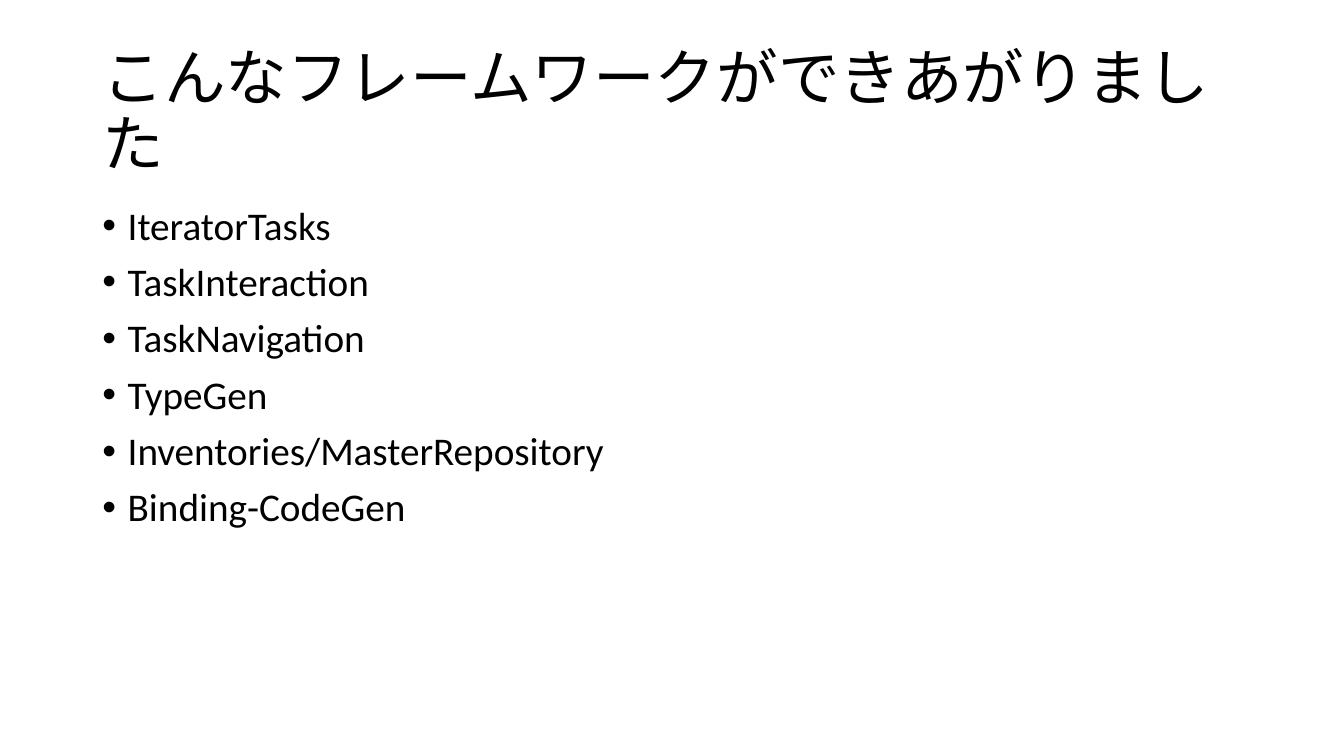
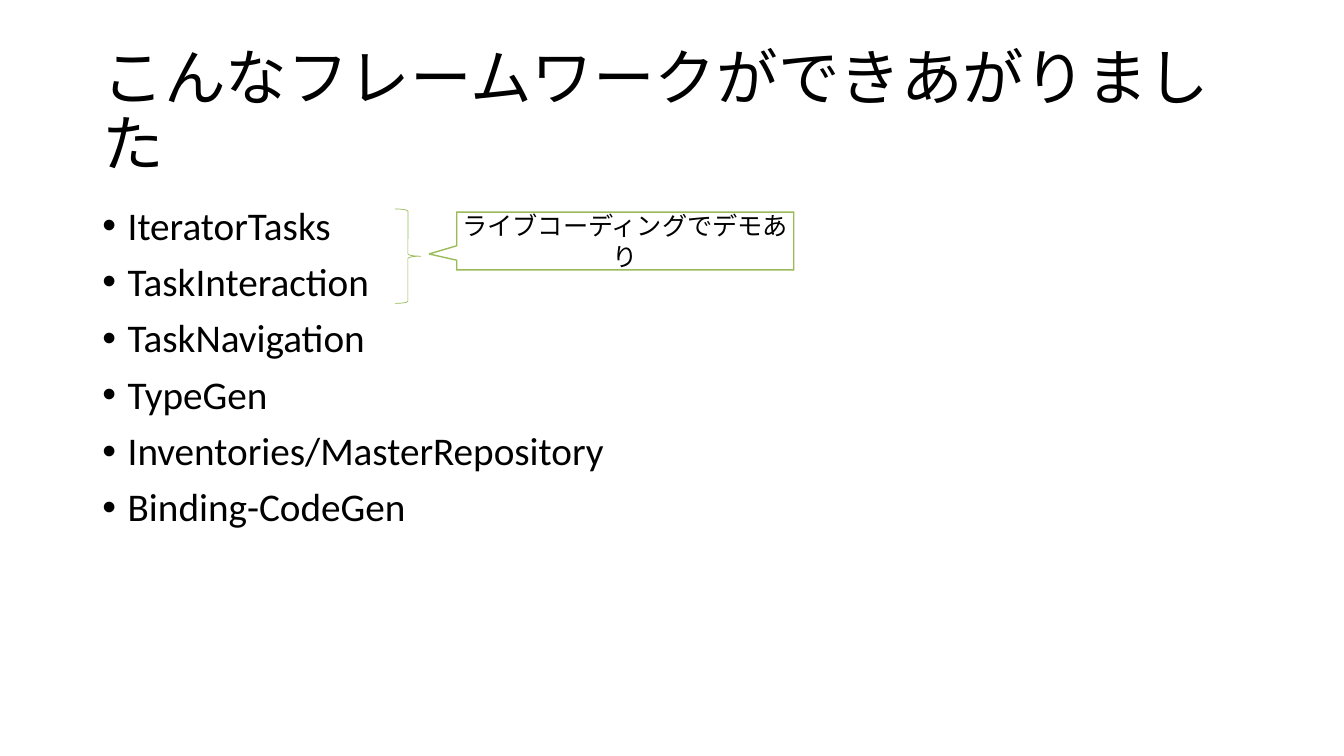
Before and after one commit to ppcuni/UnityCsharp20150321, a slide deck: slide 7 of doc/自社フレームワーク.pptx. Drawn at 1344x756 pixels with LibreOffice and Linux fonts; fonts in the diff are those of the drawing. Boxes give left, top, right and bottom in pixels: in the first picture for what was removed or moved away, otherwise in the second. Text is boxed around its words. In the diff, an @@ line names an element or a change of style, - is before the commit and + after.

```diff
--- a/doc/自社フレームワーク.pptx
+++ b/doc/自社フレームワーク.pptx
@@ right brace added at <box>395,209,421,303</box>, outline #9BBB59 0.5 pt @@
@@ speech box added at <box>457,212,793,269</box>, fill #FFFFFF, outline #9BBB59 1 pt, 18 pt, text #000000 @@
+ライブコーディングでデモあり
```
Also in this commit, not shown: 9 other slides changed, 2 slides added.
